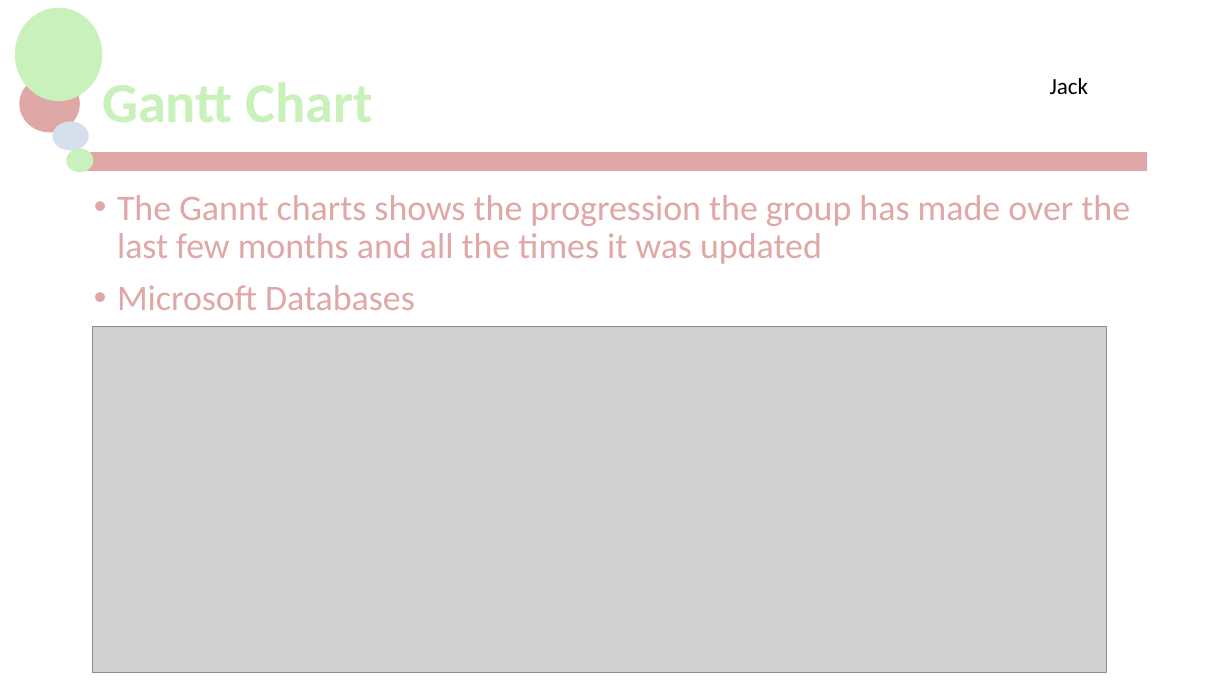
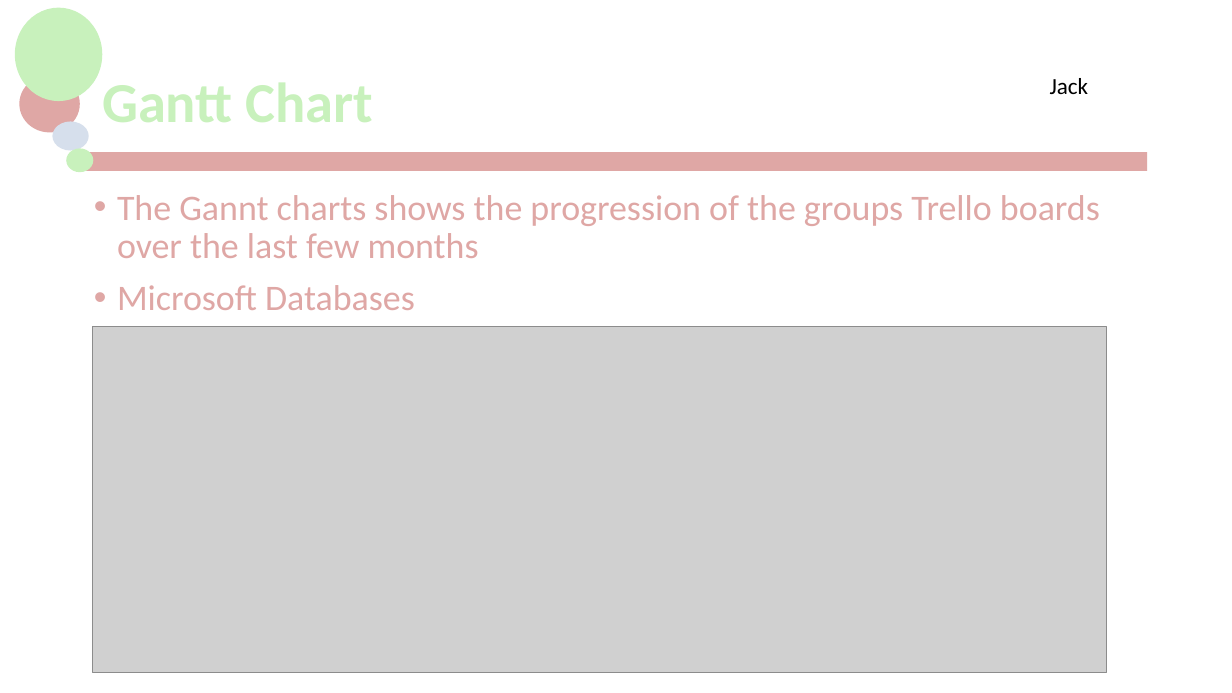
Before and after one commit to jackG97/Project, a slide deck: slide 4 of MCTV Limited.pptx. Drawn at 1232x693 pixels with LibreOffice and Linux fonts; fonts in the diff are those of the drawing; grey boxes stand for pictures; background and template pictures are left out. Boxes give left, top, right and bottom in pixels: in the first picture for what was removed or moved away, otherwise in the second. Text is boxed around its words. In the diff, an @@ line names an element or a change of style, - is before the commit and + after.

```diff
--- a/MCTV Limited.pptx
+++ b/MCTV Limited.pptx
@@ text at [117, 195, 1100, 258]: text changed @@
-• The Gannt charts shows the progression the group has made over the last few months and all the times it was updated
+• The Gannt charts shows the progression of the groups Trello boards over the last few months
```
Also in this commit, not shown: 16 other slides changed, 1 slide added.
